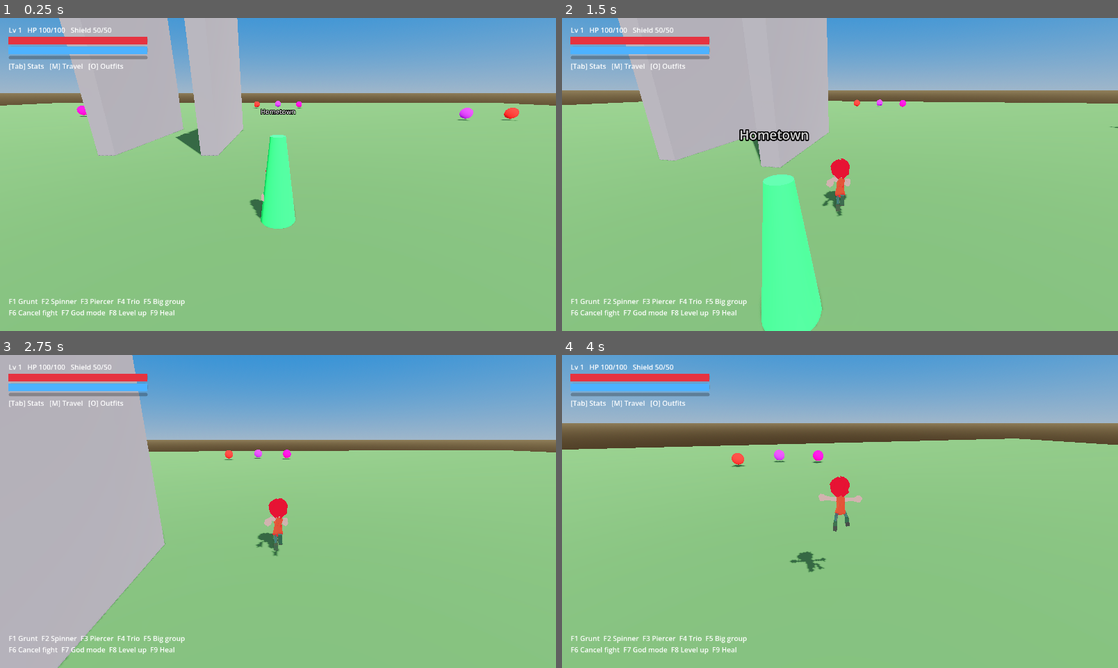
Above: before the commit, frames 1-4 (two rows, left to right).
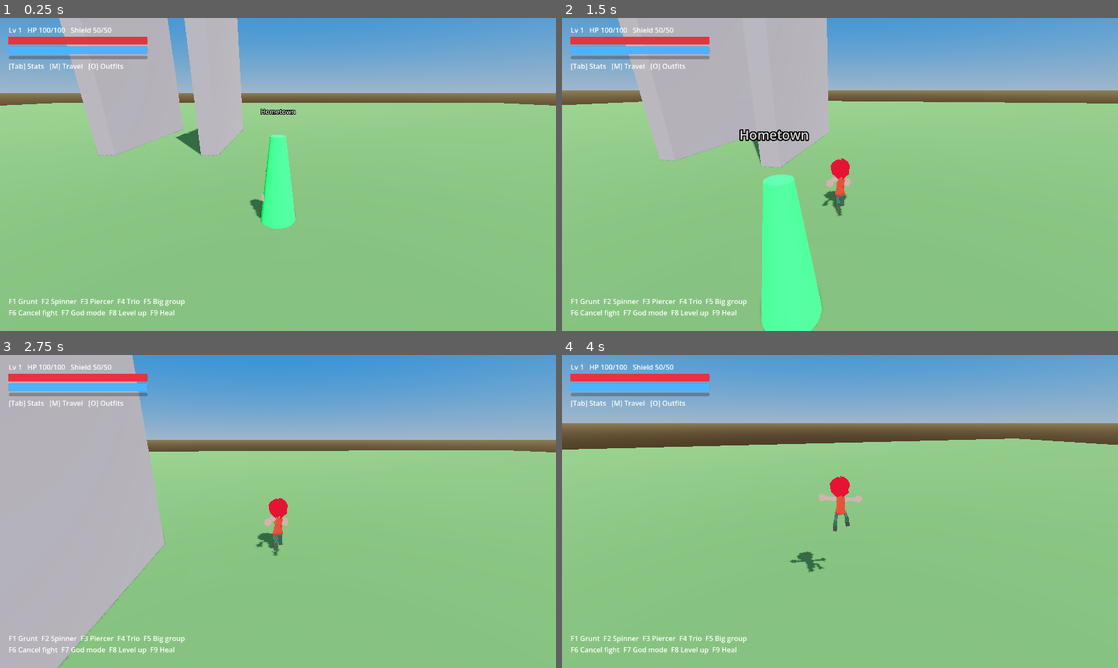
Above: after the commit, the same moments.

Repository: doggoanim/Krits
Game: Godot game, scene res://main.tscn
Two runs of this game, one before a commit and one after it. Both use one fixed random seed, a clock stepped at 60 frames per second and the inputs below.
Inputs (mouse positions are in pixels of both pictures, inside the frame that each line leads up to):
- Up to frame 1 (0.25 s): no input
- Up to frame 2 (1.5 s): tap Enter at 0.5 s; move the mouse to (867, 174) at 0.52 s; hold Ctrl (crouch_pound) 0.53-1.28 s; hold W (move_forward) from 0.53 s (still down); tap Space (jump) at 0.77 s; move the mouse to (812, 174) at 1.27 s; tap E (interact) at 1.35 s
- Up to frame 3 (2.75 s): keep holding W (move_forward); tap Space (jump) at 1.52 s; move the mouse to (289, 505) at 2.02 s; hold Shift (roll_dive) from 2.03 s (still down)
- Up to frame 4 (4 s): keep holding W (move_forward); move the mouse to (834, 517) at 2.77 s; release Shift (roll_dive) at 2.78 s; tap Ctrl (crouch_pound) at 2.85 s; tap Space (jump) at 3.02, 3.77 s; move the mouse to (878, 514) at 3.52 s; tap E (interact) at 3.6 s

The runs differ from the first frame. In frame 1, 0.2% of the frame differs, in the area x 13-94%, y 26-33%; in frame 2, less than 0.1%; in frame 3, 0.1%; in frame 4, 0.2%.
Error before the commit: Parse Error: Native class "BaseMaterial3D" cannot be constructed as it is abstract. (res://core/cel_outline.gd:25)

Commit message:
Fix outline material: BaseMaterial3D is abstract, can't be instantiated
Godot's own error: "Native class BaseMaterial3D cannot be constructed as
it is abstract." Use StandardMaterial3D (the concrete subclass) instead,
same as every other material creation in this project.

Diff:
--- a/core/cel_outline.gd
+++ b/core/cel_outline.gd
@@ -22,7 +22,9 @@
 	return outline
 
 static func _outline_material(thickness: float, color: Color) -> BaseMaterial3D:
-	var m := BaseMaterial3D.new()
+	# BaseMaterial3D is abstract — StandardMaterial3D is the concrete class
+	# that actually implements it.
+	var m := StandardMaterial3D.new()
 	m.shading_mode = BaseMaterial3D.SHADING_MODE_UNSHADED
 	m.albedo_color = color
 	m.cull_mode = BaseMaterial3D.CULL_FRONT
